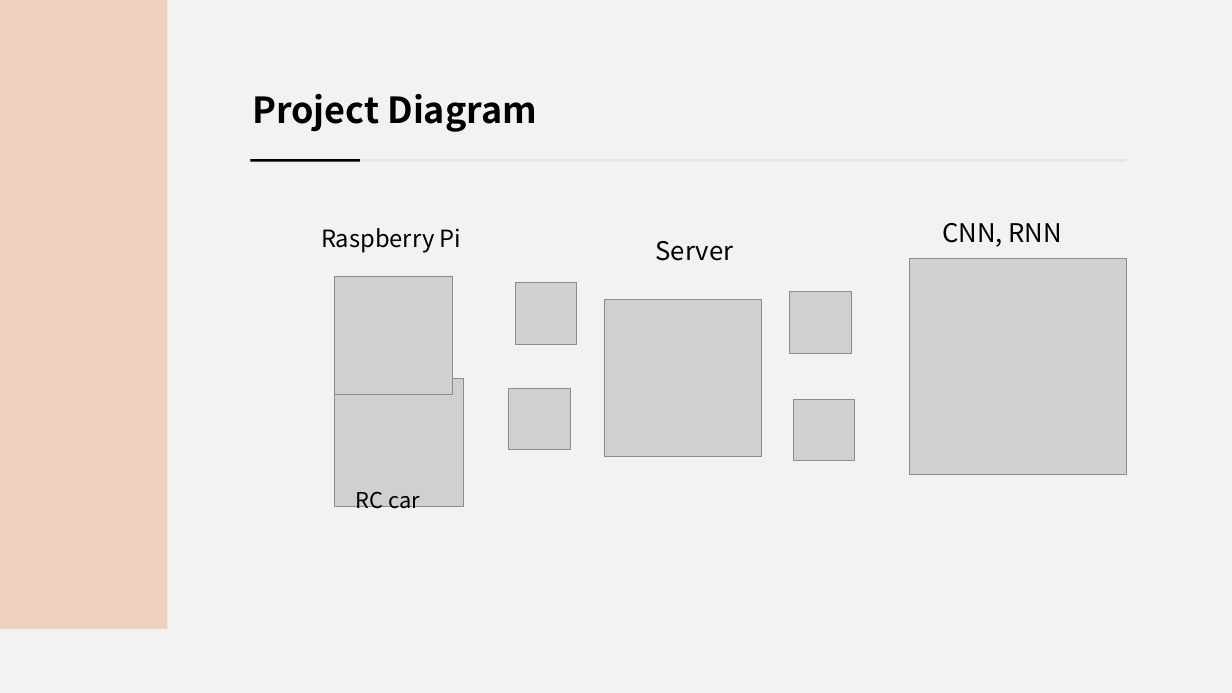
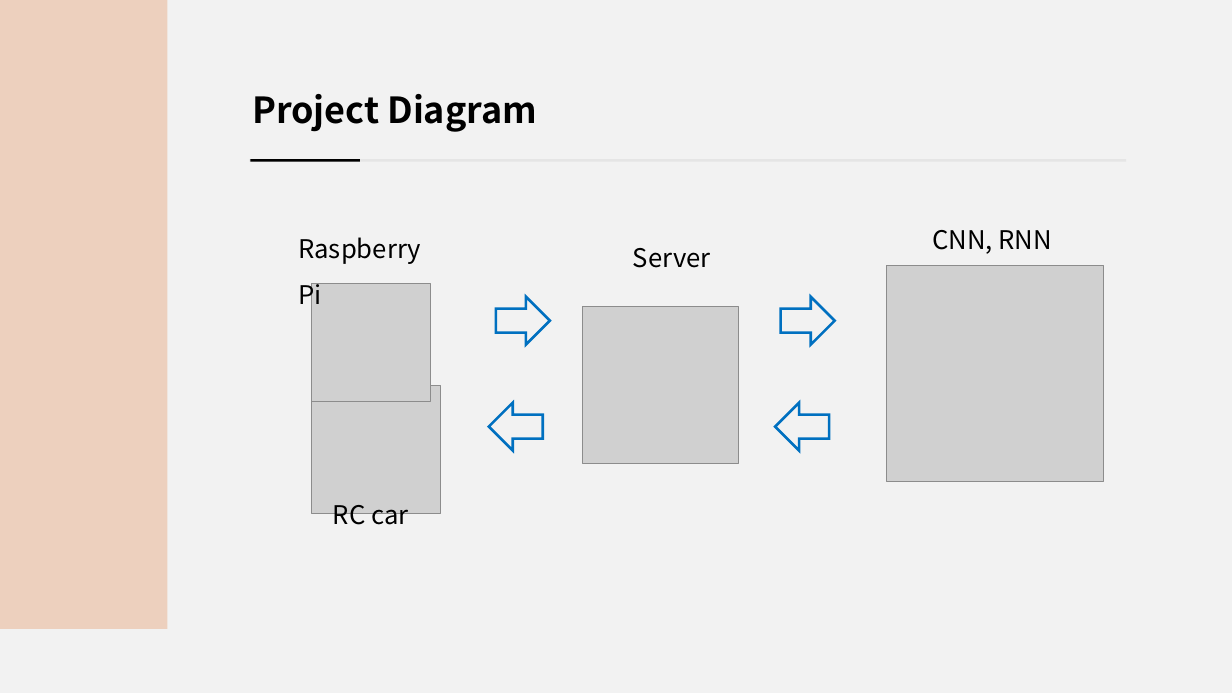
Before and after one commit to jsotouto/ICARUS, a slide deck: slide 18 of ICARUS 최종(일껄).pptx (slide 24 before the commit). Drawn at 1232x693 pixels with LibreOffice and Linux fonts; fonts in the diff are those of the drawing; grey boxes stand for pictures. Boxes give left, top, right and bottom in pixels: in the first picture for what was removed or moved away, otherwise in the second. Text is boxed around its words. In the diff, an @@ line names an element or a change of style, - is before the commit and + after.

```diff
--- a/ICARUS 최종(일껄).pptx
+++ b/ICARUS 최종(일껄).pptx
@@ text "CNN, RNN": place and size @@
-text "CNN, RNN" at bbox=[942, 223, 1062, 247]
+text "CNN, RNN" at bbox=[932, 230, 1052, 254]
@@ text "Raspberry Pi": place and size @@
-text "Raspberry Pi" at bbox=[321, 228, 462, 253]
+text "Raspberry Pi" at bbox=[298, 237, 421, 311]
@@ text "Raspberry Pi" at bbox=[298, 237, 421, 311]: size 18.5 to 20 pt @@
@@ 2 pictures, 1 text: place and size @@
-2 pictures, 1 text at bbox=[335, 241, 734, 506]
+2 pictures, 1 text at bbox=[311, 248, 711, 514]
@@ picture: place and size @@
-picture at bbox=[909, 258, 1126, 474]
+picture at bbox=[887, 265, 1104, 482]
@@ right arrow added at bbox=[496, 297, 550, 345], outline #0070C0 2 pt @@
@@ picture removed at bbox=[516, 283, 578, 345] @@
@@ right arrow added at bbox=[781, 297, 835, 345], outline #0070C0 2 pt @@
@@ picture removed at bbox=[790, 292, 852, 354] @@
@@ picture: place and size @@
-picture at bbox=[605, 299, 762, 456]
+picture at bbox=[582, 307, 738, 463]
@@ picture removed at bbox=[509, 388, 571, 450] @@
@@ right arrow added at bbox=[489, 403, 543, 451], outline #0070C0 2 pt @@
@@ right arrow added at bbox=[775, 403, 829, 451], outline #0070C0 2 pt @@
@@ picture removed at bbox=[793, 399, 855, 461] @@
@@ text "RC car": place and size @@
-text "RC car" at bbox=[356, 491, 420, 508]
+text "RC car" at bbox=[333, 505, 408, 525]
@@ text "RC car" at bbox=[333, 505, 408, 525]: size 17 to 20 pt; line spacing 1.4 to 1.5 @@
```
Also in this commit, not shown: 17 other slides changed, 2 slides added, 3 slides removed, 2 other files.
